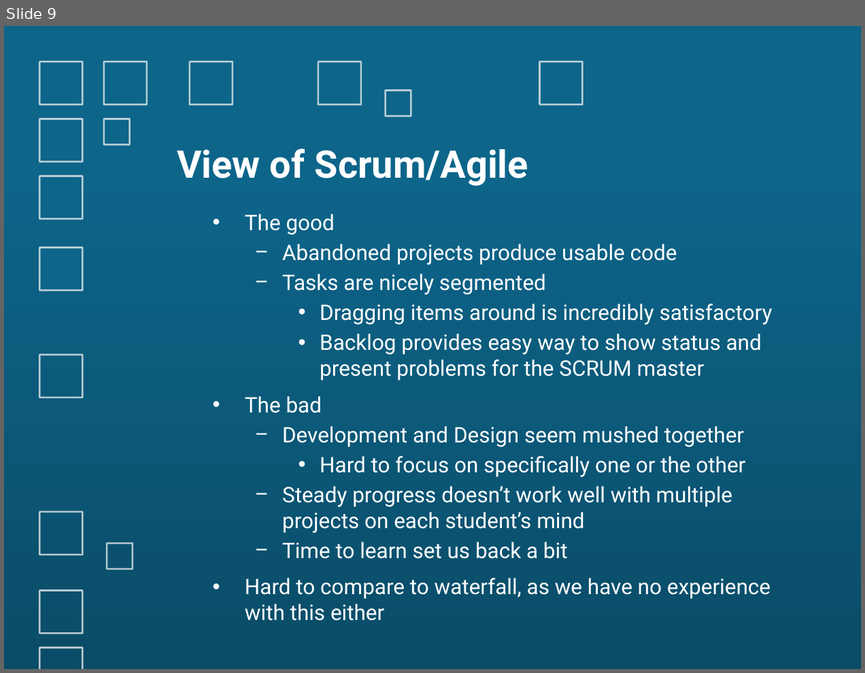
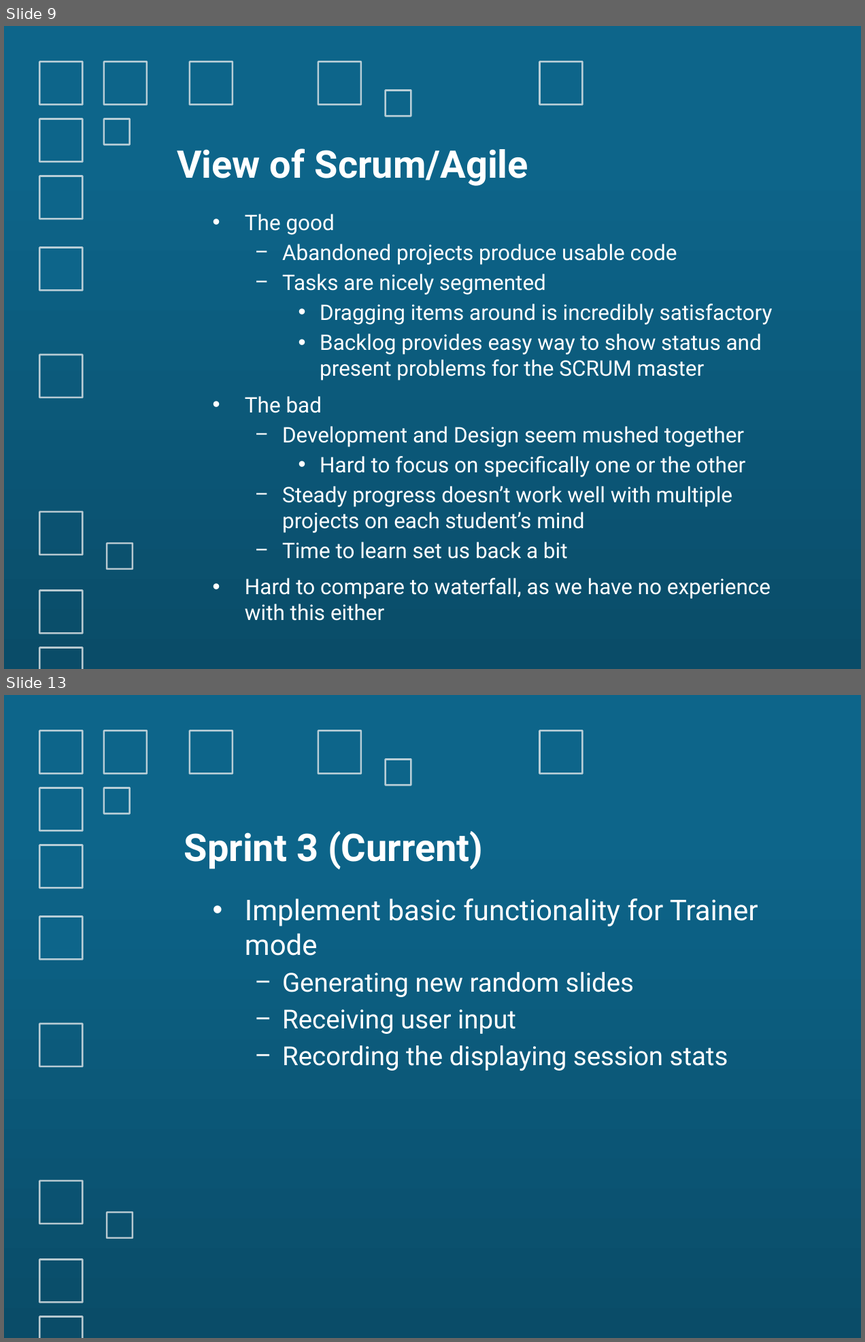
Before and after one commit to gate23/ace, a slide deck: docs/ACE_Team_Design.pptx. Shown one above the other, each under a label of ours: slide 9 before the commit, slides 9 and 13 after it; the slides between them are not shown. The pictures are 865x673 and 865x1342 pixels, drawn with LibreOffice and Linux fonts; fonts in the diff are those of the drawing. Boxes give left, top, right and bottom in pixels: in the first picture for what was removed or moved away, otherwise in the second. Text is boxed around its words. In the diff, an @@ line names an element or a change of style, - is before the commit and + after.

```diff
--- a/docs/ACE_Team_Design.pptx
+++ b/docs/ACE_Team_Design.pptx
@@ slide 13 added at (4, 695, 861, 1338), background gradient #0D658A to #0A4C68; not listed: 15 template elements that a slide beside it also shows @@
@@ title added at (184, 831, 483, 869), 32 pt, text #FFFFFF, bold @@
+Sprint 3 (Current)
@@ text added at (245, 898, 758, 1071), 22 pt, text #FFFFFF @@
+• Implement basic functionality for Trainer mode
+  − Generating new random slides
+  − Receiving user input
+  − Recording the displaying session stats
```
Also in this commit, not shown: 1 slide changed, 5 other slides added, 3 slides removed.
